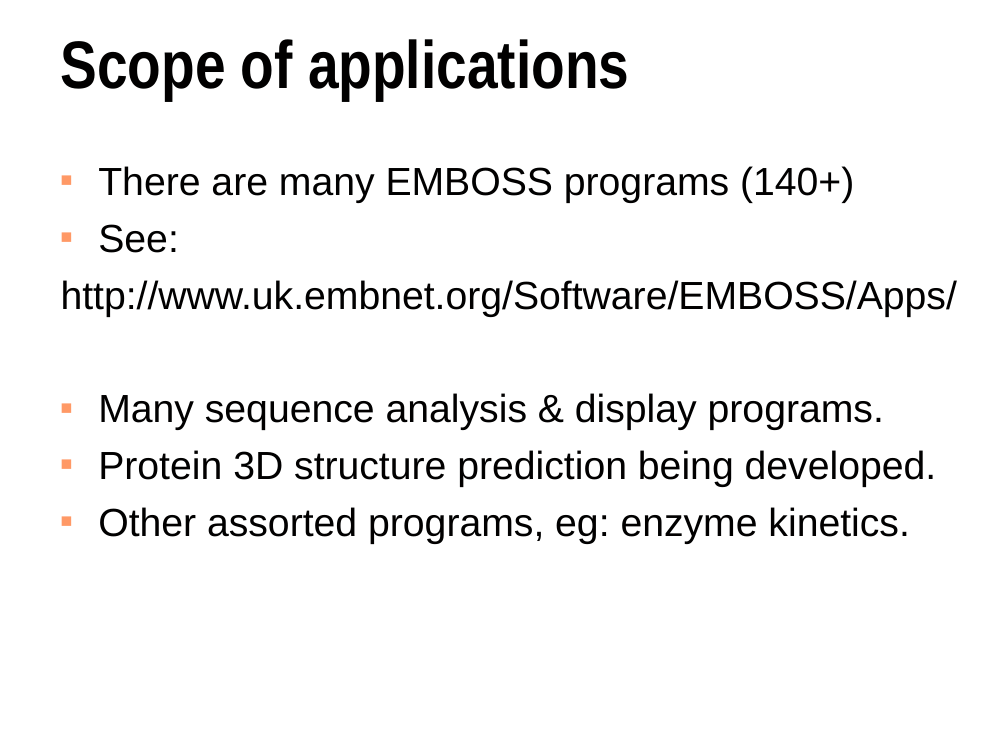
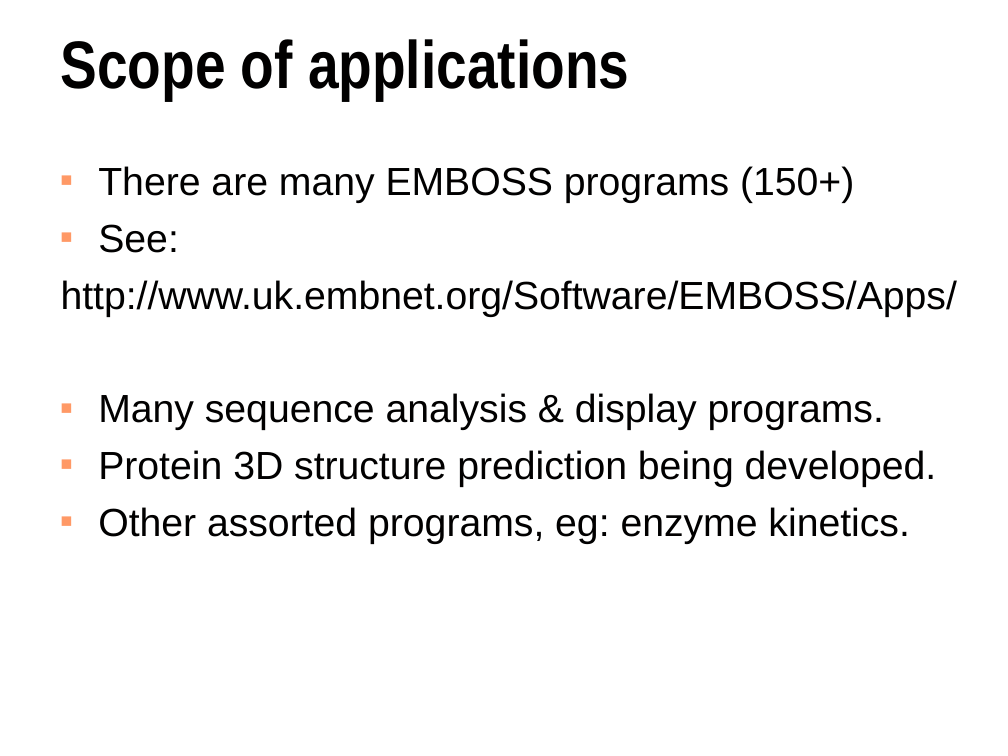
Before and after one commit to pjotrp/EMBOSS-biolib, a slide deck: slide 5 of doc/tutorials/emboss-talk.ppt. Drawn at 1008x756 pixels with LibreOffice and Linux fonts; fonts in the diff are those of the drawing. Boxes give left, top, right and bottom in pixels: in the first picture for what was removed or moved away, otherwise in the second. Text is boxed around its words. In the diff, an @@ line names an element or a change of style, - is before the commit and + after.

```diff
--- a/doc/tutorials/emboss-talk.ppt
+++ b/doc/tutorials/emboss-talk.ppt
@@ text at box(98, 166, 854, 203): text changed @@
-■ There are many EMBOSS programs (140+)
+■ There are many EMBOSS programs (150+)
```
Also in this commit, not shown: 2 other slides changed.
